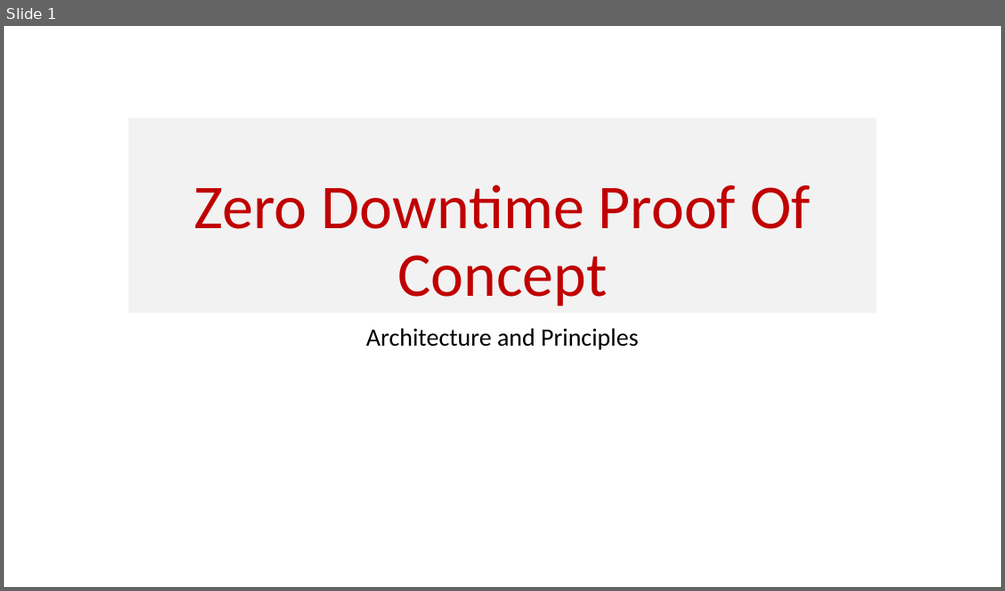
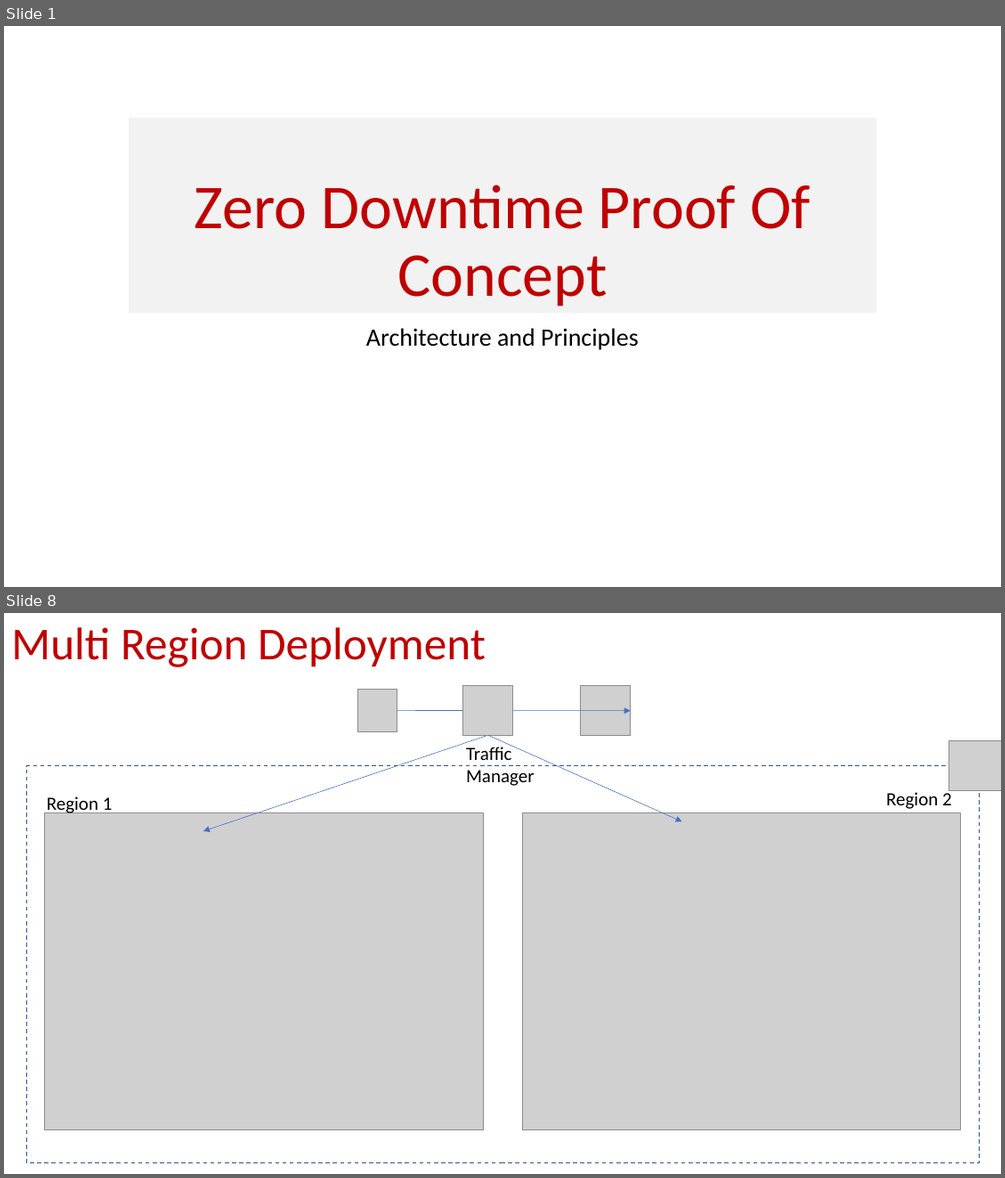
Before and after one commit to Cloudneeti/zero-downtime-azure-paas, a slide deck: Solution_Architecture/Zero-Downtime Architecture.pptx. Shown one above the other, each under a label of ours: slide 1 before the commit, slides 1 and 8 after it; the slides between them are not shown. The pictures are 1005x591 and 1005x1178 pixels, drawn with LibreOffice and Linux fonts; fonts in the diff are those of the drawing; grey boxes stand for pictures. Boxes give left, top, right and bottom in pixels: in the first picture for what was removed or moved away, otherwise in the second. Text is boxed around its words. In the diff, an @@ line names an element or a change of style, - is before the commit and + after.

Commit message:
Updating PPT

```diff
--- a/Solution_Architecture/Zero-Downtime Architecture.pptx
+++ b/Solution_Architecture/Zero-Downtime Architecture.pptx
@@ slide 8 added at bbox=[4, 613, 1001, 1174], background #FFFFFF @@
@@ title added at bbox=[11, 627, 485, 667], 44 pt, text #C00000 @@
+Multi Region Deployment
@@ picture added at bbox=[357, 690, 396, 731] @@
@@ picture added at bbox=[463, 686, 513, 736] @@
@@ picture added at bbox=[581, 686, 631, 736] @@
@@ arrow added from (397, 710) to (631, 711), #4472C4 0.5 pt @@
@@ arrow added from (488, 735) to (203, 831), #4472C4 0.5 pt @@
@@ text added at bbox=[466, 744, 534, 786], 18 pt, text #000000 @@
+Traffic Manager
@@ arrow added from (488, 735) to (682, 821), #4472C4 0.5 pt @@
@@ picture added at bbox=[948, 741, 1001, 791] @@
@@ rectangle added at bbox=[26, 765, 979, 1163], outline #325491 1 pt dashed @@
@@ text added at bbox=[47, 796, 113, 816], 18 pt, text #000000 @@
+Region 1
@@ text added at bbox=[886, 789, 952, 809], 18 pt, text #000000 @@
+Region 2
@@ picture added at bbox=[44, 813, 483, 1130] @@
@@ picture added at bbox=[522, 813, 961, 1130] @@
```
Also in this commit, not shown: 4 slides changed, 2 other slides added.
